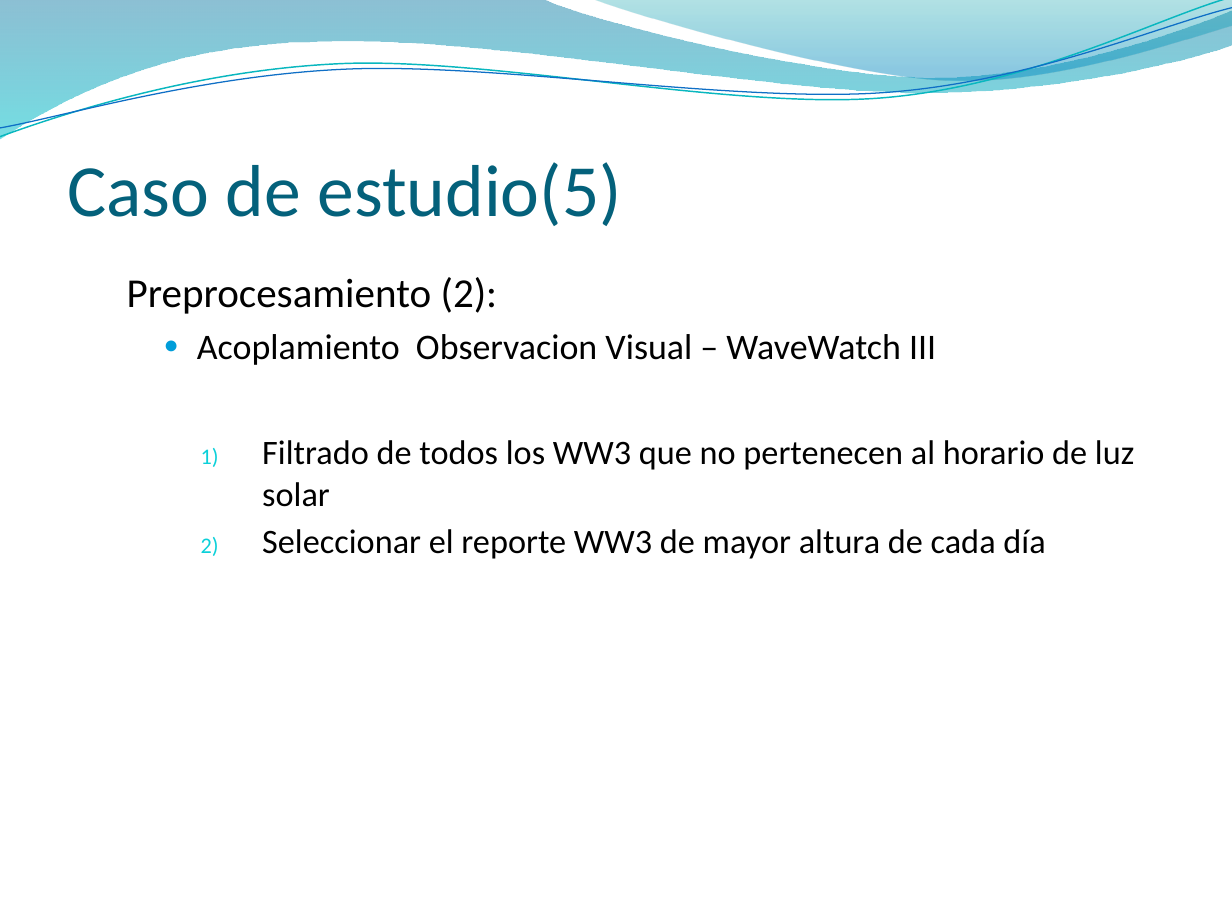
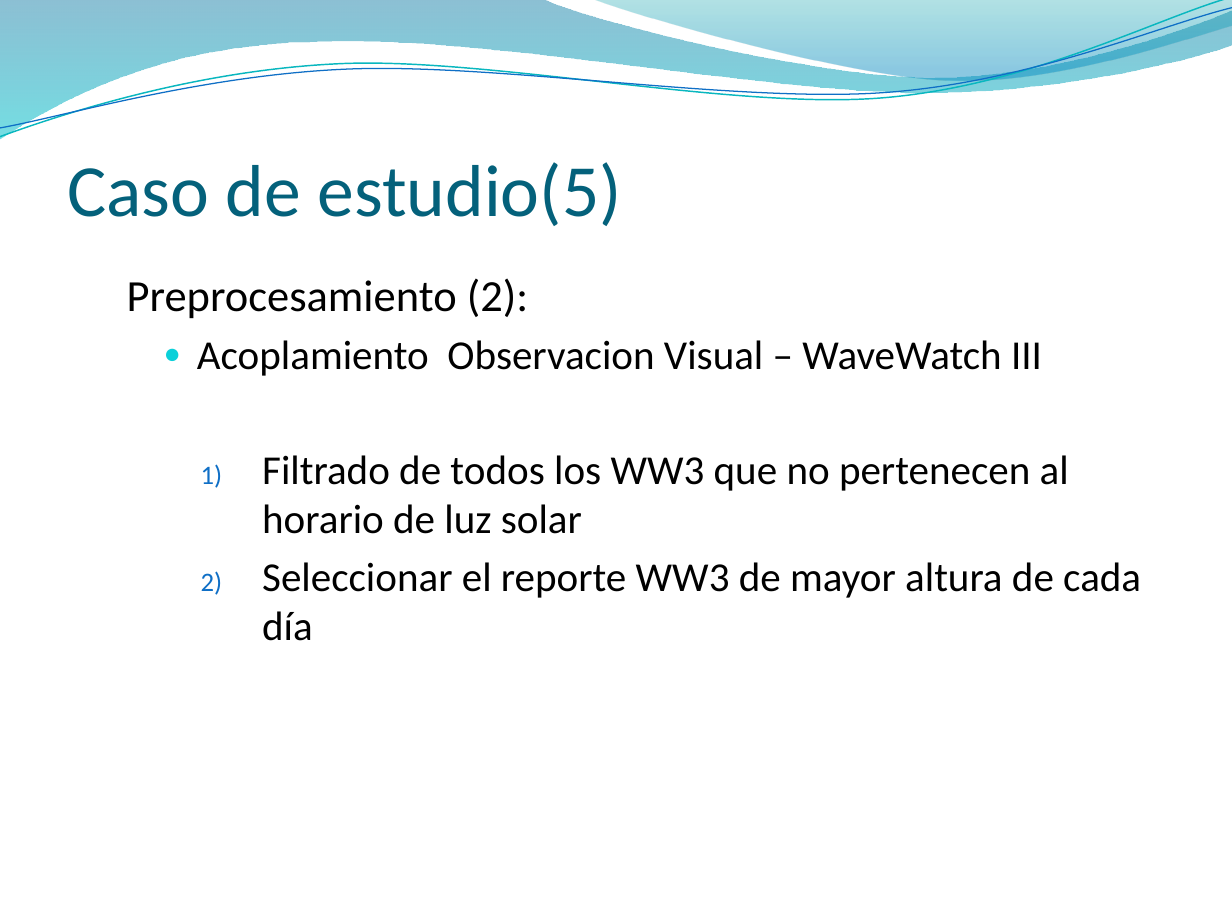
Before and after one commit to jaffadog/neuralito, a slide deck: slide 27 of neuralito/ArfGen/docs/Entregas/Informe Final/presentacion/esteban2.pptx. Drawn at 1232x924 pixels with LibreOffice and Linux fonts; fonts in the diff are those of the drawing; background and template pictures are left out. Boxes give left, top, right and bottom in pixels: in the first picture for what was removed or moved away, otherwise in the second. Text is boxed around its words. In the diff, an @@ line names an element or a change of style, - is before the commit and + after.

```diff
--- a/neuralito/ArfGen/docs/Entregas/Informe Final/presentacion/esteban2.pptx
+++ b/neuralito/ArfGen/docs/Entregas/Informe Final/presentacion/esteban2.pptx
@@ text "Preprocesamiento (2):" at bbox=[127, 278, 1141, 641]: size 24 to 26 pt in "Preprocesamiento (2):"; size 21 to 24 pt in "Acoplamiento Observacion Visual – WaveWatch III"; size 20 to 24 pt in "Filtrado de todos los WW3 que no ...", "Seleccionar el reporte WW3 de mayor altura ..."; bullet colour #009DD9 to #0BD0D9; bullet colour #0BD0D9 to #0F6FC6 @@
```
Also in this commit, not shown: 8 other slides changed.
